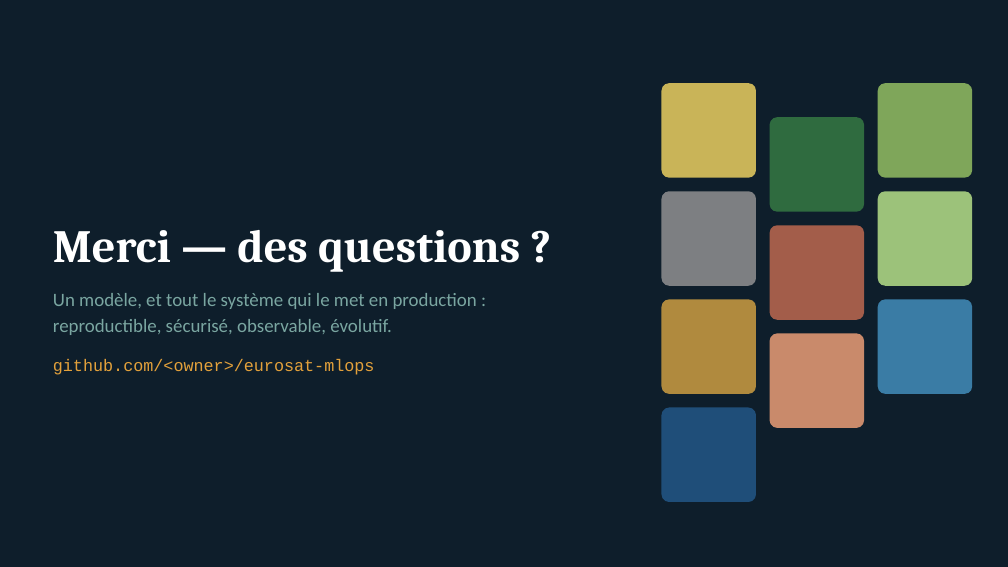
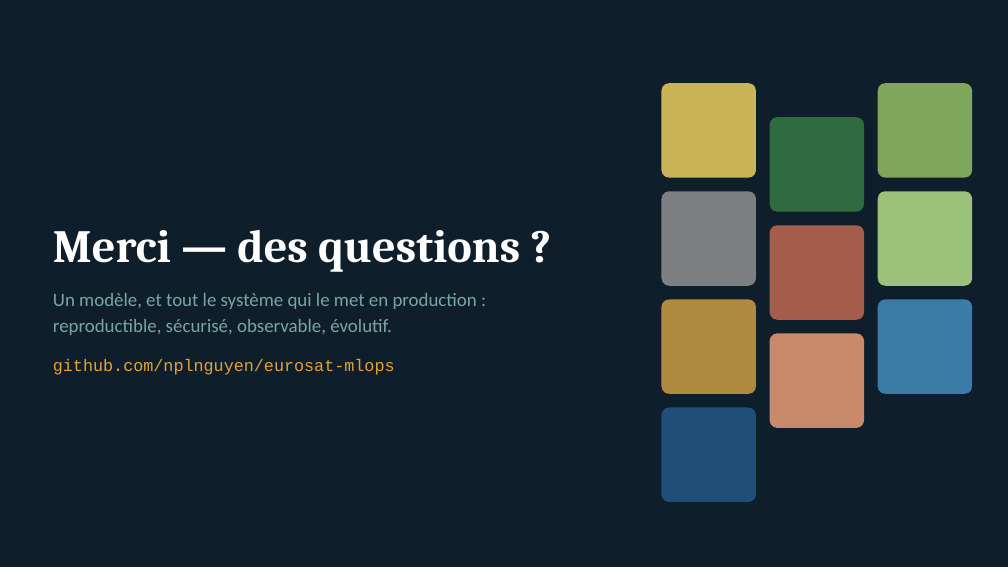
Before and after one commit to nplnguyen/eurosat-mlops, a slide deck: slide 16 of presentation/soutenance-mlops-eurosat.pptx. Drawn at 1008x567 pixels with LibreOffice and Linux fonts; fonts in the diff are those of the drawing. Boxes give left, top, right and bottom in pixels: in the first picture for what was removed or moved away, otherwise in the second. Text is boxed around its words. In the diff, an @@ line names an element or a change of style, - is before the commit and + after.

```diff
--- a/presentation/soutenance-mlops-eurosat.pptx
+++ b/presentation/soutenance-mlops-eurosat.pptx
@@ text at [53,359,395,375]: text changed @@
-github.com/<owner>/eurosat-mlops
+github.com/nplnguyen/eurosat-mlops
```
Also in this commit, not shown: 4 other slides changed.
